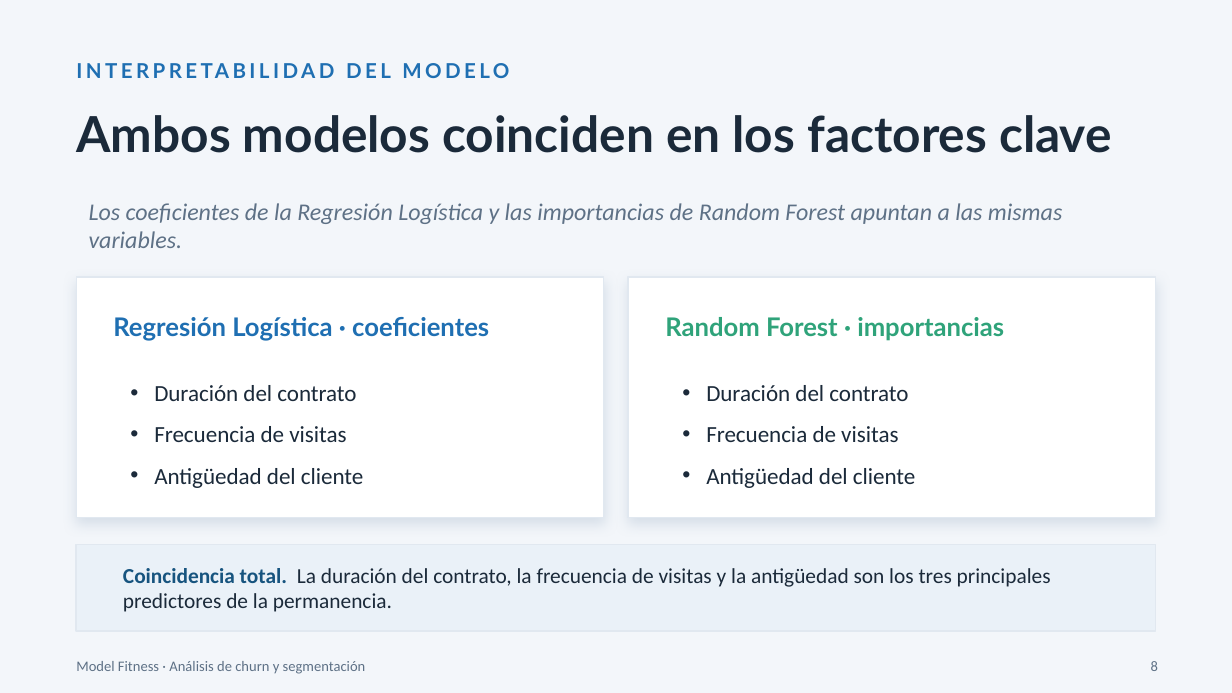
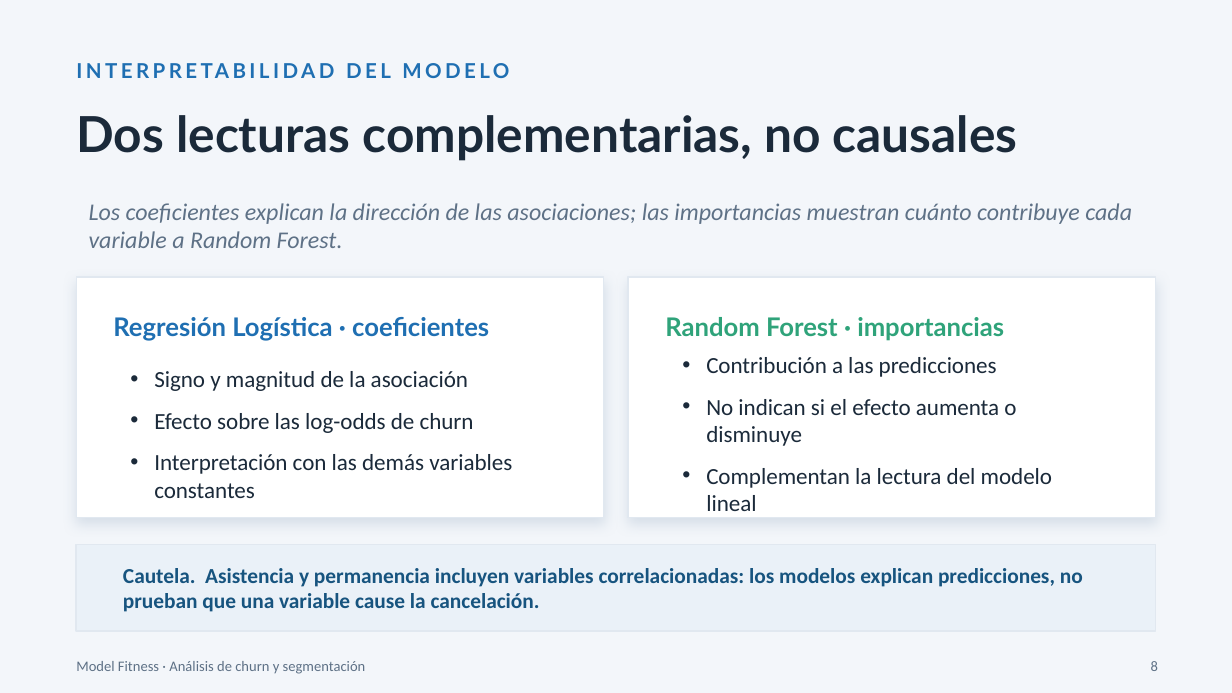
Before and after one commit to Fernando-a19/model_fitness_churn_analysis, a slide deck: slide 8 of docs/Analisís de cancelación.pptx. Drawn at 1232x693 pixels with LibreOffice and Linux fonts; fonts in the diff are those of the drawing. Boxes give left, top, right and bottom in pixels: in the first picture for what was removed or moved away, otherwise in the second. Text is boxed around its words. In the diff, an @@ line names an element or a change of style, - is before the commit and + after.

Commit message:
Update Model Fitness analysis and documentation

```diff
--- a/docs/Analisís de cancelación.pptx
+++ b/docs/Analisís de cancelación.pptx
@@ title at [76,115,1018,161]: text changed @@
-Ambos modelos coinciden en los factores clave
+Dos lecturas complementarias, no causales
@@ text at [89,203,1132,248]: text changed @@
-Los coeficientes de la Regresión Logística y las importancias de Random Forest apuntan a las mismas variables.
+Los coeficientes explican la dirección de las asociaciones; las importancias muestran cuánto contribuye cada variable a Random Forest.
@@ text at [706,357,1016,511]: text changed @@
-• Duración del contrato
-• Frecuencia de visitas
-• Antigüedad del cliente
+• Contribución a las predicciones
+• No indican si el efecto aumenta o disminuye
+• Complementan la lectura del modelo lineal
@@ text at [154,371,512,498]: text changed @@
-• Duración del contrato
-• Frecuencia de visitas
-• Antigüedad del cliente
+• Signo y magnitud de la asociación
+• Efecto sobre las log-odds de churn
+• Interpretación con las demás variables constantes
@@ text at [123,568,1083,612]: text changed; text colour #1B2A3A to #17547F; bold on @@
-Coincidencia total. La duración del contrato, la frecuencia de visitas y la antigüedad son los tres principales predictores de la permanencia.
+Cautela. Asistencia y permanencia incluyen variables correlacionadas: los modelos explican predicciones, no prueban que una variable cause la cancelación.
```
Also in this commit, not shown: 13 other slides changed, 3 other files.
